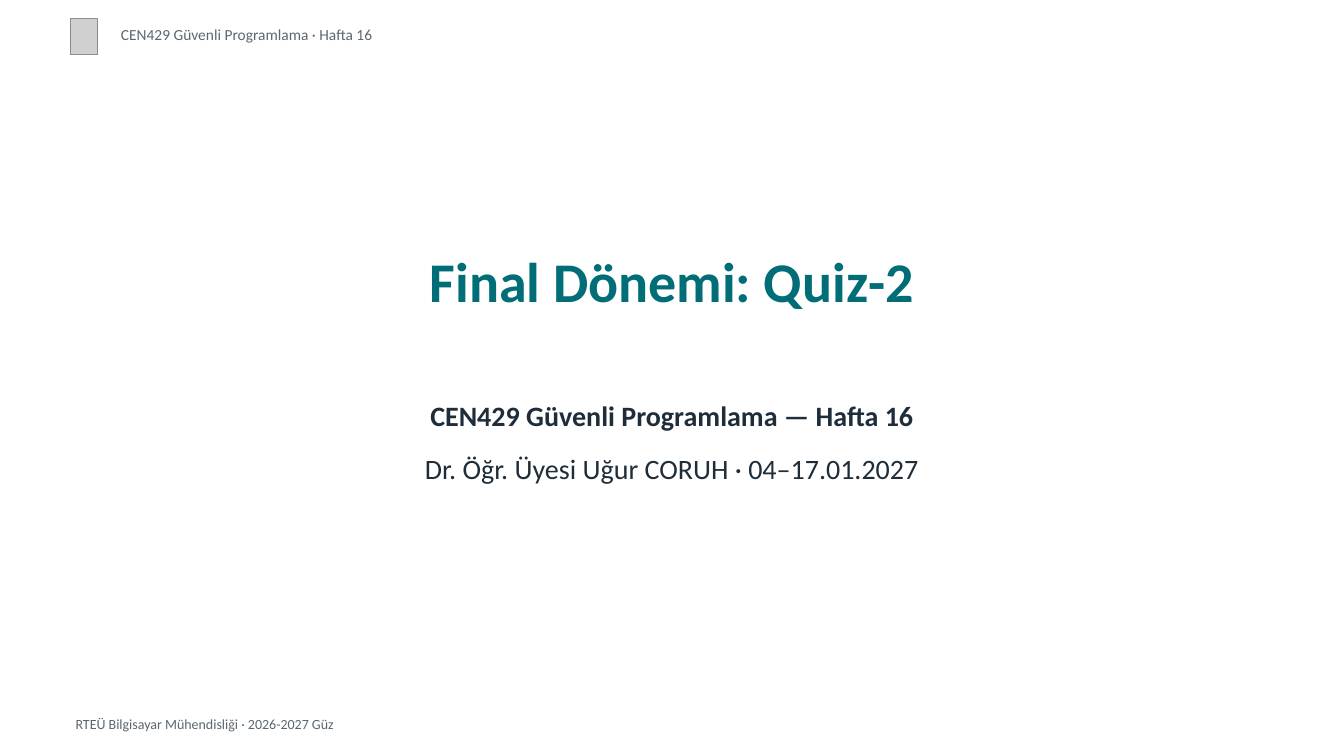
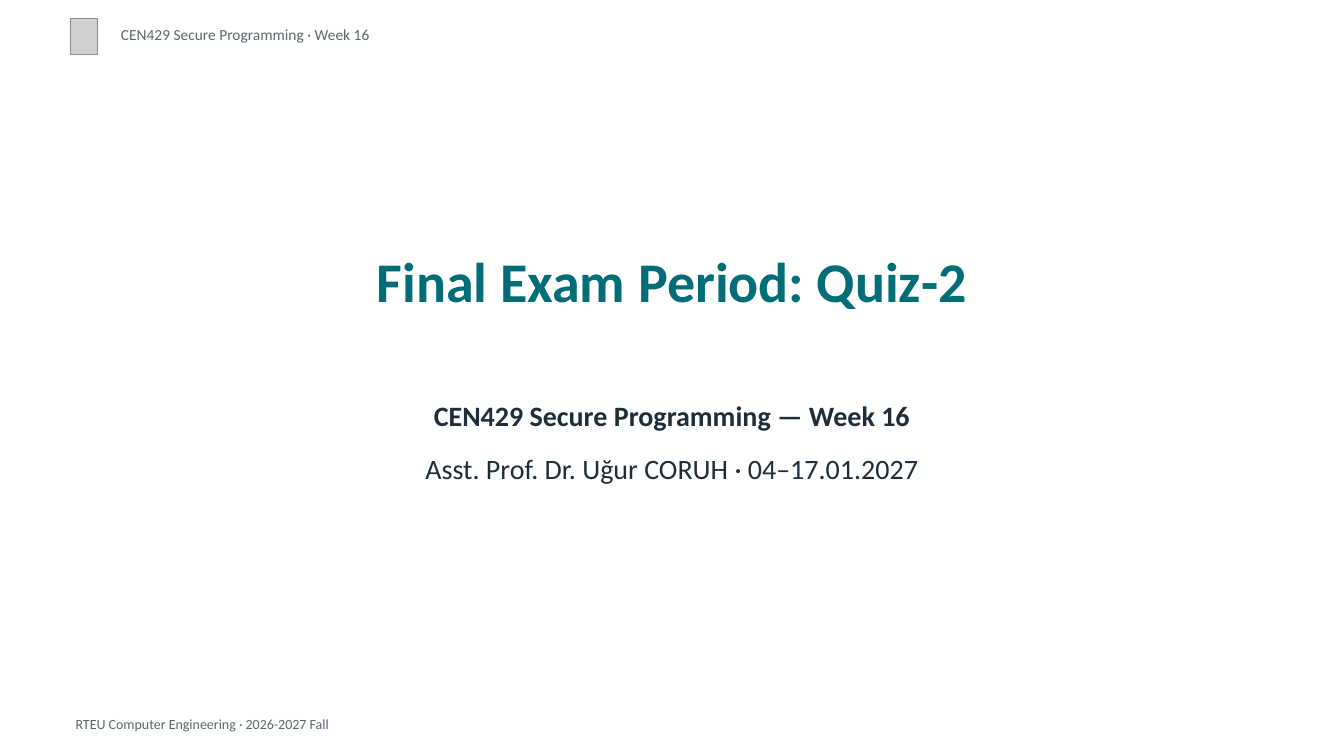
Before and after one commit to ucoruh/cen429-secure-programming, a slide deck: slide 1 of docs/week-16/cen429-week-16-sunum.en.pptx. Drawn at 1344x756 pixels with LibreOffice and Linux fonts; fonts in the diff are those of the drawing; grey boxes stand for pictures. Boxes give left, top, right and bottom in pixels: in the first picture for what was removed or moved away, otherwise in the second. Text is boxed around its words. In the diff, an @@ line names an element or a change of style, - is before the commit and + after.

```diff
--- a/docs/week-16/cen429-week-16-sunum.en.pptx
+++ b/docs/week-16/cen429-week-16-sunum.en.pptx
@@ text at <box>121,29,370,43</box>: text changed @@
-CEN429 Güvenli Programlama · Hafta 16
+CEN429 Secure Programming · Week 16
@@ text at <box>377,262,967,309</box>: text changed @@
-Final Dönemi: Quiz-2
+Final Exam Period: Quiz-2
@@ text at <box>434,406,909,431</box>: text changed @@
-CEN429 Güvenli Programlama — Hafta 16
+CEN429 Secure Programming — Week 16
@@ text at <box>425,459,918,484</box>: text changed @@
-Dr. Öğr. Üyesi Uğur CORUH · 04–17.01.2027
+Asst. Prof. Dr. Uğur CORUH · 04–17.01.2027
@@ text at <box>76,719,329,732</box>: text changed @@
-RTEÜ Bilgisayar Mühendisliği · 2026-2027 Güz
+RTEU Computer Engineering · 2026-2027 Fall
```
Also in this commit, not shown: 19 other slides changed, 11 slides added, 11 slides removed, 15 other files.
